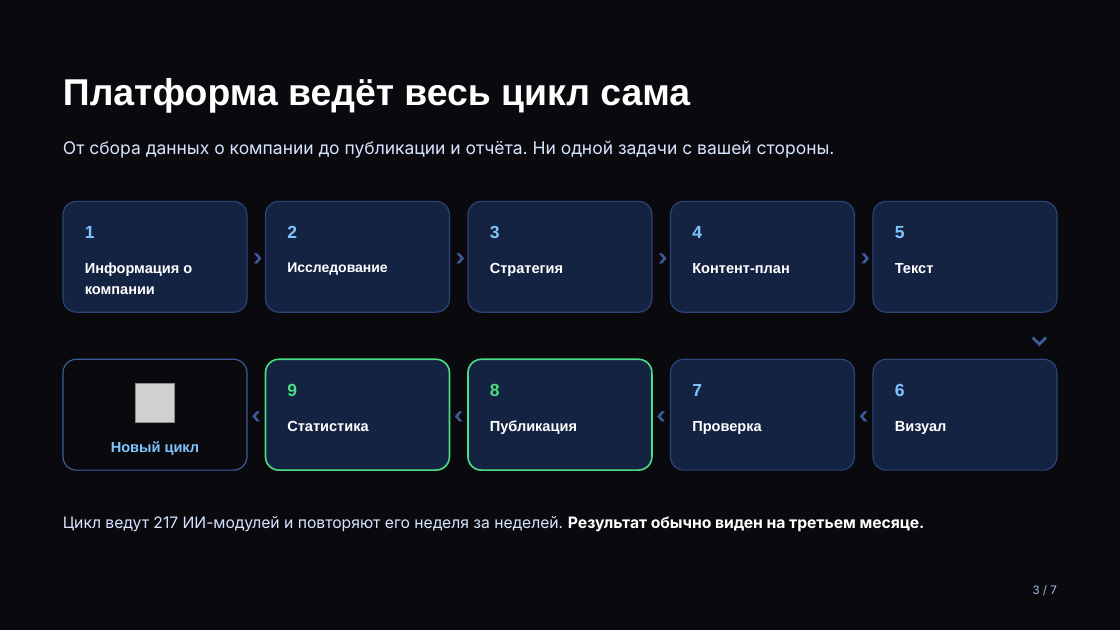
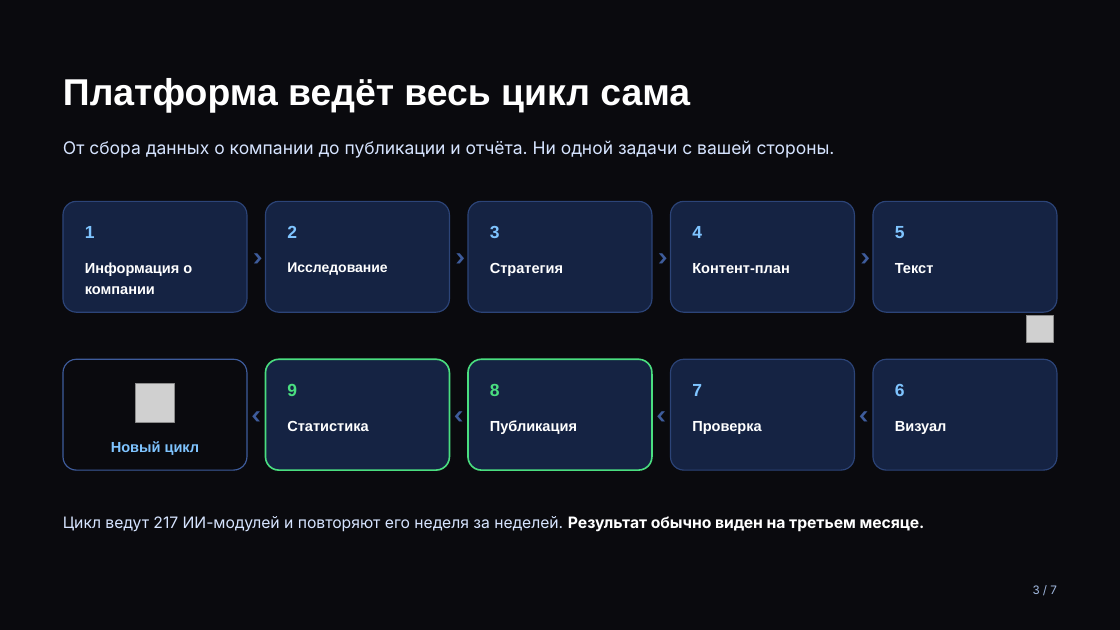
Before and after one commit to injusticebeast802-coder/taste-skill, a slide deck: slide 3 of prompter-moscow/presentation/prompter-obshchaya.pptx. Drawn at 1120x630 pixels with LibreOffice and Linux fonts; fonts in the diff are those of the drawing; grey boxes stand for pictures. Boxes give left, top, right and bottom in pixels: in the first picture for what was removed or moved away, otherwise in the second. Text is boxed around its words. In the diff, an @@ line names an element or a change of style, - is before the commit and + after.

```diff
--- a/prompter-moscow/presentation/prompter-obshchaya.pptx
+++ b/prompter-moscow/presentation/prompter-obshchaya.pptx
@@ text removed at (1022,314,1057,358) @@
-⌄
@@ picture added at (1027,316,1054,343) @@
```
Also in this commit, not shown: 4 other files.
